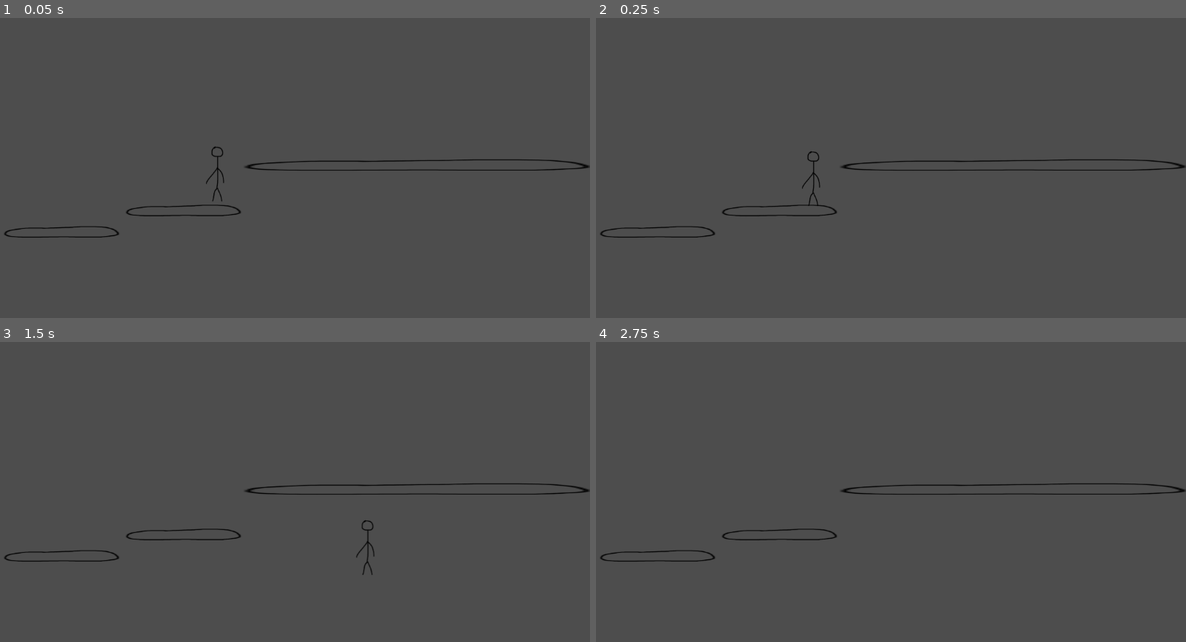
Above: before the commit, frames 1-4 (two rows, left to right).
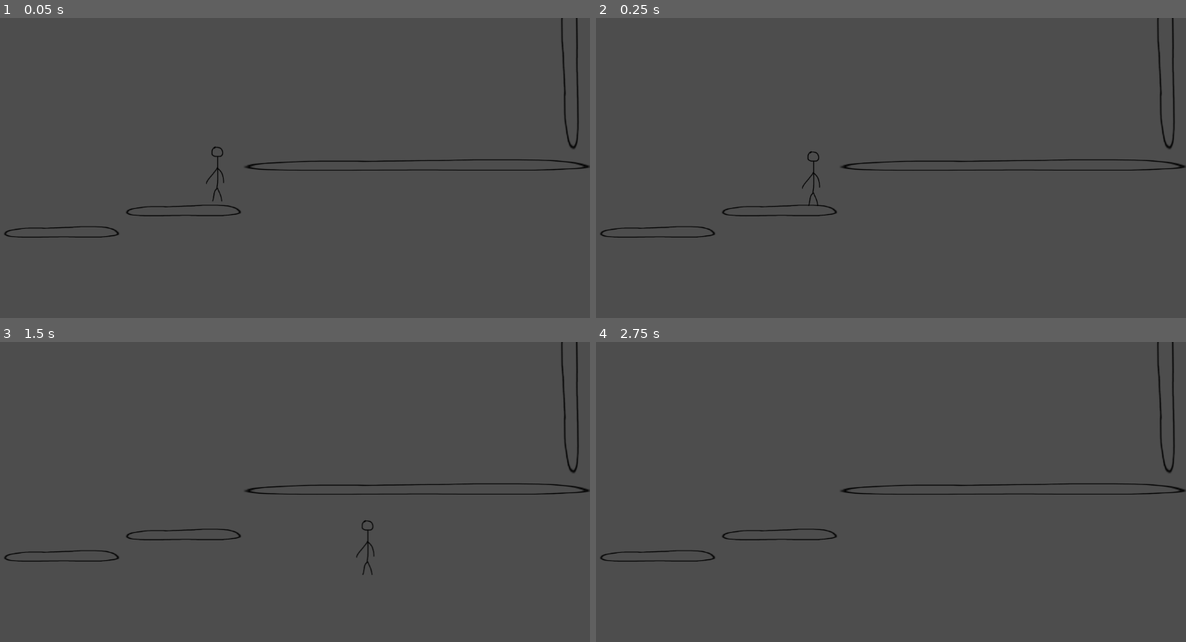
Above: after the commit, the same moments.

Repository: SKeppinger/VimJam
Game: Godot game, scene res://scenes/test_level.tscn
Two runs of this game, one before a commit and one after it. Both use one fixed random seed, a clock stepped at 60 frames per second and the inputs below.
Inputs:
- Up to frame 1 (0.05 s): no input
- Up to frame 2 (0.25 s): no input
- Up to frame 3 (1.5 s): tap Enter at 0.5 s; hold Ctrl (crouch) 0.53-1.28 s; hold D (move_right) from 0.53 s (still down); tap Space (jump) at 0.77, 1.07 s; tap Shift (dash) at 0.8, 1.35 s
- Up to frame 4 (2.75 s): tap Space (jump) at 1.52, 1.55, 1.82, 2.1 s; release D (move_right) at 2.03 s; hold A (move_left) from 2.03 s (still down); hold Ctrl (crouch) from 2.03 s (still down)

The runs differ from the first frame. In frame 1, 0.3% of the frame differs, in the area x 95-99%, y 0-44%; in frame 2, 0.3%; in frame 3, 0.3%; in frame 4, 0.3%.

Commit message:
wall jump is stupid in a different way now

Diff:
--- a/scenes/test_level.tscn
+++ b/scenes/test_level.tscn
@@ -7,6 +7,18 @@
 
 [node name="Player" parent="." instance=ExtResource("2_dt8w7")]
 position = Vector2(426, 306)
+SPEED = 300.0
+DASH_SPEED = 600.0
+CROUCH_SPEED = 100.0
+DASH_TIME = 0.3
+DASH_JUMP_WINDOW = 0.2
+SLIDE_WINDOW = 0.1
+SLIDE_TIME = 0.15
+SLIDE_FALLOFF = 20.0
+JUMP_VELOCITY = -400.0
+FAST_FALL_FACTOR = 3.0
+WALL_JUMP_VELOCITY_Y = -300
+WALL_JUMP_VELOCITY_X = 600
 
 [node name="TestPlatform" parent="." instance=ExtResource("1_x3qa3")]
 position = Vector2(358, 377)
@@ -17,3 +29,8 @@
 [node name="TestPlatform3" parent="." instance=ExtResource("1_x3qa3")]
 position = Vector2(814, 288)
 scale = Vector2(6, 1)
+
+[node name="TestPlatform4" parent="." instance=ExtResource("1_x3qa3")]
+position = Vector2(1113, 98)
+rotation = -1.58093
+scale = Vector2(2.83384, 1.43282)
--- a/scripts/player.gd
+++ b/scripts/player.gd
@@ -11,6 +11,8 @@
 @export var SLIDE_FALLOFF = 20.0 # the lower this number, the more speed kept from sliding
 @export var JUMP_VELOCITY = -400.0
 @export var FAST_FALL_FACTOR = 3.0
+@export var WALL_JUMP_VELOCITY_Y = -300
+@export var WALL_JUMP_VELOCITY_X = 600
 
 # Children Nodes
 var standing_hitbox
@@ -28,6 +30,9 @@
 var dash_timer = 0.0
 
 var has_double_jump = true
+
+var has_wall_jump = true
+var wall_jumping = false
 
 var fast_falling = false
 var crouching = false
@@ -68,7 +73,6 @@
 # - Double Jump
 # - Wall Jump
 func jump():
-	print(is_on_floor())
 	# Jump/Dash Jump
 	if is_on_floor():
 		# If dashing or sliding, dash jump
@@ -81,10 +85,16 @@
 		else:
 			velocity.y = JUMP_VELOCITY
 	# Wall Jump
-	elif is_on_wall() and not is_on_floor():
-		pass # Handle wall jump
+	elif has_wall_jump and is_on_wall_only():
+		print("wall jump")
+		wall_jumping = true
+		fast_falling = false # Wall jump should reset fast fall
+		velocity.y = WALL_JUMP_VELOCITY_Y
+		velocity.x = WALL_JUMP_VELOCITY_X * get_wall_normal().x
+		has_wall_jump = false
 	# Double Jump
-	if has_double_jump and not is_on_floor():
+	elif has_double_jump and not is_on_floor():
+		print("double jump")
 		fast_falling = false # Double Jump should reset fast fall
 		velocity.y = JUMP_VELOCITY
 		has_double_jump = false
@@ -148,6 +158,7 @@
 		has_double_jump = true
 		has_air_dash = true
 		fast_falling = false
+		has_wall_jump = true
 
 	# CROUCH CHECK
 	# If crouching and not holding the crouch button, stop crouching/sliding
@@ -180,8 +191,8 @@
 		crouch()
 
 	# MOVEMENT
-	# If player is not dashing and not crouching
-	if !dashing and !crouching:
+	# If player is not dashing and not crouching and not wall jumping
+	if !dashing and !crouching and !wall_jumping:
 		# Get the input direction and handle the movement/deceleration.
 		move_direction = get_move_direction()
 		if move_direction:
@@ -211,4 +222,8 @@
 				velocity.x = move_direction * CROUCH_SPEED
 			else:
 				velocity.x = move_toward(velocity.x, 0, CROUCH_SPEED)
+	#If player is wall jumping
+	elif wall_jumping:
+		wall_jumping = false
+
 	move_and_slide()
